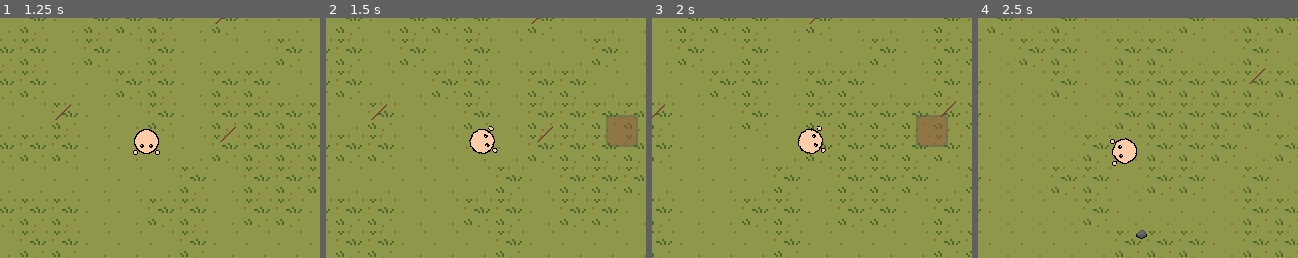
Above: before the commit, frames 1-4 (left to right).
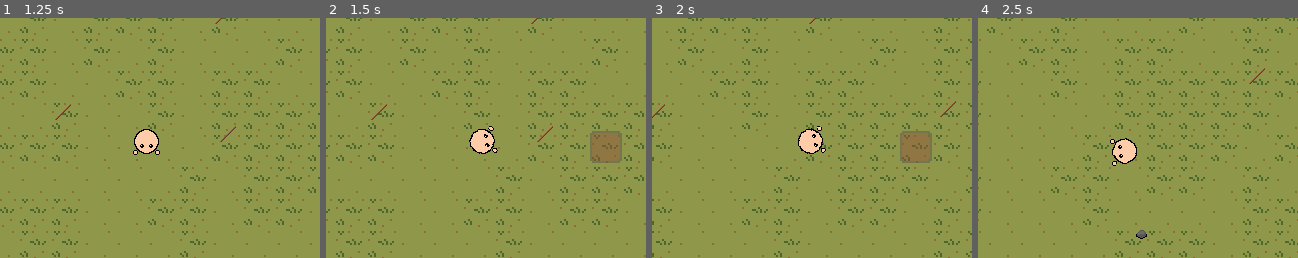
Above: after the commit, the same moments.

Repository: wondertrash/zombwio
Game: Godot game, scene res://startmenu.tscn
Two runs of this game, one before a commit and one after it. Both use one fixed random seed, a clock stepped at 60 frames per second and the inputs below.
Inputs (mouse positions are % of the whole screen's width and height, from its top left):
- Up to frame 1 (1.25 s): click "Play" at 0.5 s
- Up to frame 2 (1.5 s): tap Enter at 1.25 s; move the mouse to (72, 45) at 1.27 s; hold D (right) from 1.28 s (still down); tap B (build) at 1.35 s; click (72, 45) at 1.42 s
- Up to frame 3 (2 s): keep holding D (right)
- Up to frame 4 (2.5 s): move the mouse to (30, 55) at 2.02 s; release D (right) at 2.03 s; hold S (down) from 2.03 s (still down); tap B (build) at 2.1 s; click (30, 55) at 2.17 s
The pictures show only the part of the screen within x 27-77%, y 24-74%; the shares and areas given below are measured in that part.

Frame 1 is identical in both runs. In frame 2, 2.1% of the frame differs, in the area x 82-98%, y 40-61%; in frame 3, 2.1%; in frame 4, nothing differs.

Commit message:
building placements, weapon firerate, building depleting resources instantly fix

Diff:
--- a/zombwio/buildingsystem.gd
+++ b/zombwio/buildingsystem.gd
@@ -7,6 +7,7 @@
 var buildables = ["wall", "door", "campfire"]
 var current_buildable_index = 0
 var ghost_preview: Node2D = null
+var can_place: bool = true
 func _ready() -> void:
 	pass
 func _process(_delta):
@@ -22,10 +23,14 @@
 	if build_mode and ghost_preview:
 		var camera = get_viewport().get_camera_2d()
 		if camera:
-			ghost_preview.global_position = camera.get_global_mouse_position()
-		ghost_preview.global_position = ghost_preview.global_position.snapped(Vector2(32, 32))
-		if Input.is_mouse_button_pressed(MOUSE_BUTTON_LEFT):
+			var mouse_pos = camera.get_global_mouse_position()
+			ghost_preview.global_position = mouse_pos.snapped(Vector2(32, 32))
+			ghost_preview.global_position += Vector2(-16, 16)
+		if Input.is_mouse_button_pressed(MOUSE_BUTTON_LEFT) and can_place:
 			try_place_structure()
+			can_place = false
+		if not Input.is_mouse_button_pressed(MOUSE_BUTTON_LEFT):
+			can_place = true
 func toggle_build_mode():
 	build_mode = !build_mode
 	if build_mode:
--- a/zombwio/player.gd
+++ b/zombwio/player.gd
@@ -91,7 +91,12 @@
 		shoot_projectile()
 	else:
 		melee_attack()
-	await get_tree().create_timer(0.3).timeout
+	var cooldown = 0.5
+	if current_weapon == "bow" or current_weapon == "crossbow":
+		cooldown = 1.0
+	elif current_weapon == "gun":
+		cooldown = 1.6
+	await get_tree().create_timer(cooldown).timeout
 	can_attack = true
 func take_damage(amount: float):
 	if is_invincible:
@@ -158,6 +163,5 @@
 func set_near_campfire(value: bool):
 	near_campfire = value
 #add attack anims and states
-#weapon firerate
-#fix startmenuand deathscreen in itch.io
-#buildings offset, should be downleft by 16px; building one building depletes resources instantly(hold?)
+#fix startmenu and deathscreen in itch.io (only taking up top left quarter of screen)
+#buildings can be placed outside map
